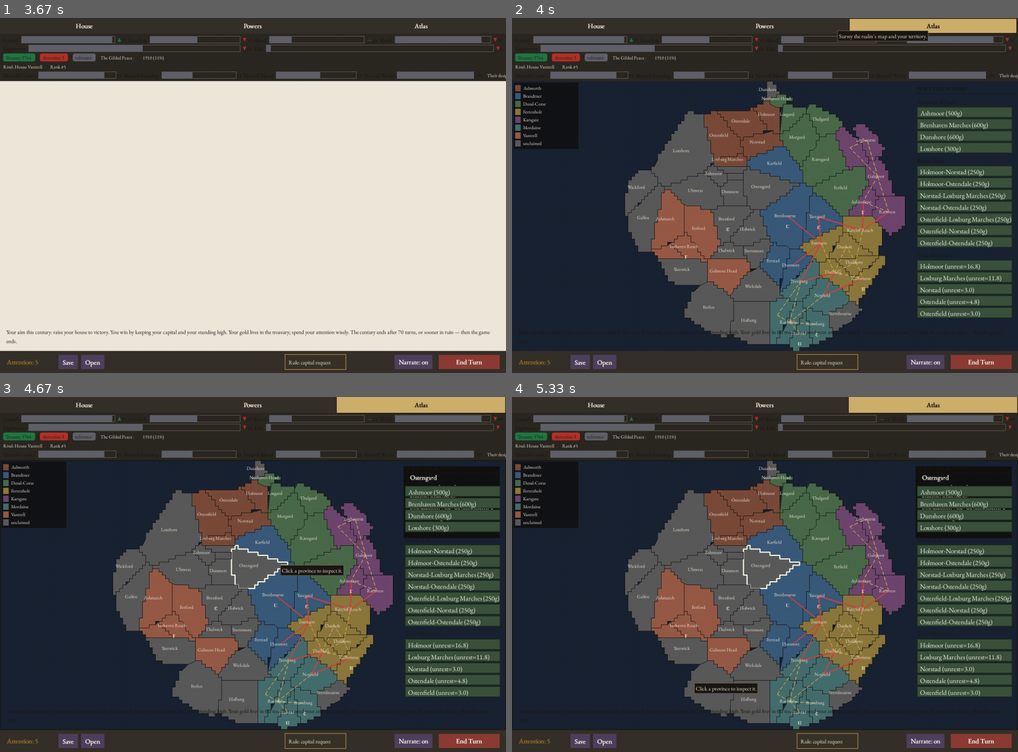
Above: before the commit, frames 1-4 (two rows, left to right).
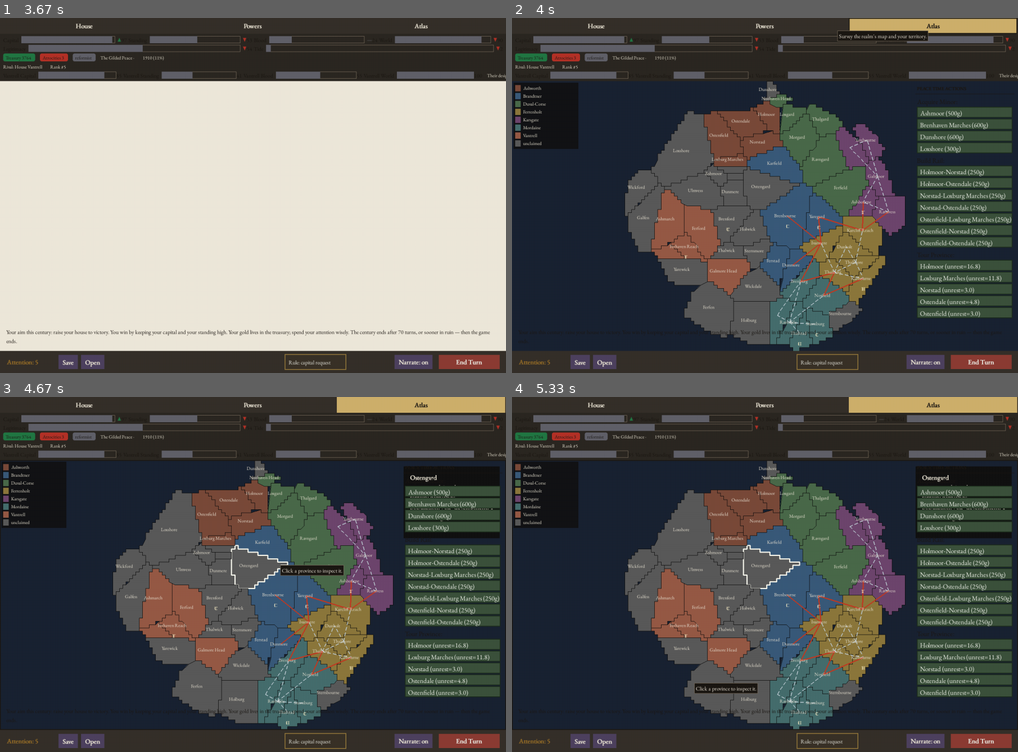
Above: after the commit, the same moments.

Repository: civersen222/Guilded-Age
Game: pygame game, started from gilded/__main__.py
Two runs of this game, one before a commit and one after it. Both use one fixed random seed, a clock stepped at 60 frames per second and the inputs below.
Inputs (mouse positions are in pixels of both pictures, inside the frame that each line leads up to):
- Up to frame 1 (3.67 s): click "Rule: diplomatic summit" at 0.38 s; click "End Turn" at 0.72 s; click "End Turn" at 1.05 s; click "End Turn" at 1.38 s; click "End Turn" at 1.72 s; click "End Turn" at 2.05 s; click "End Turn" at 2.38 s; hold F5 2.67-3.13 s; click "End Turn" at 3.22 s; click (409, 188) at 3.55 s
- Up to frame 2 (4 s): click "Atlas" at 3.88 s
- Up to frame 3 (4.67 s): click (106, 507) at 4.22 s; click (273, 560) at 4.55 s
- Up to frame 4 (5.33 s): click (618, 553) at 4.88 s; click (689, 677) at 5.22 s

Frame 1 is identical in both runs. In frame 2, 0.3% of the frame differs, in the area x 52-75%, y 34-89%; in frame 3, 0.3%; in frame 4, 0.3%.

Commit message:
c4 wave3: atlas accent law - player-only gold rails, per-front vermillion logging

Diff:
--- a/gilded/ui/atlas_view.py
+++ b/gilded/ui/atlas_view.py
@@ -15,6 +15,11 @@
 import pygame
 
 from gilded.world import MINOR_OWNER
+from gilded.ui import palette
+
+# Neutral slate for railway lines that are not the player's own — gold is
+# reserved for the player's own lines (accent law: gold = the player only).
+NEUTRAL_RAIL = palette.SLATE
 
 # Re-export palette names from widgets.py so existing imports continue to work.
 from gilded.ui.widgets import (
@@ -395,33 +400,44 @@
                                     3 if pid == selected_pid else 1)
 
         # rail links as gold dashes between province centres
-        player = getattr(game, "player", None)
+        # Accent law: gold marks are the player's only. A railway is a
+        # gold mark only when BOTH ends are the player's own provinces;
+        # every other line is drawn in a neutral slate.
+        player_house = next((h for h in game.houses
+                             if game.houses[h].is_player), None)
         for (a, b), link in game.atlas.links.items():
             if getattr(link, "rail", False):
                 ca = game.atlas.provinces[a].center
                 cb = game.atlas.provinces[b].center
-                _dashed_line(surface, RAIL_COLOR,
+                pa = game.atlas.provinces[a].owner
+                pb = game.atlas.provinces[b].owner
+                is_player = (player_house is not None
+                             and pa == player_house and pb == player_house)
+                if is_player:
+                    accent_log.append(("gold", True))
+                _dashed_line(surface, RAIL_COLOR if is_player else NEUTRAL_RAIL,
                              transform.apply(ca),
                              transform.apply(cb))
-                if accent_log is not None:
-                    is_player = (game.atlas.provinces[a].owner == player
-                                 or game.atlas.provinces[b].owner == player)
-                    accent_log.append(("gold", is_player))
-
-        # live war fronts as red lines along contested borders
+
+        # live war fronts as vermillion lines along contested borders.
+        # Accent law: a FRONT is one consequence mark (<= 5), not one per
+        # border segment — so the mark is logged once per front and the
+        # lines themselves are drawn in the palette's vermillion.
         for war in game.wars:
             for front in getattr(war, "fronts", []):
-                for (ap, dp) in getattr(front, "border", []):
-                    if ap in game.atlas.provinces and dp in game.atlas.provinces:
-                        ca = game.atlas.provinces[ap].center
-                        cd = game.atlas.provinces[dp].center
-                        pygame.draw.line(surface, FRONT_COLOR,
-                                         transform.apply(ca),
-                                         transform.apply(cd), 3)
-                        if accent_log is not None:
-                            # consequence mark: a live front is never the player's
-                            # own rail — gold belongs to the player only
-                            accent_log.append(("vermillion", False))
+                segments = [(ap, dp) for (ap, dp) in getattr(front, "border", [])
+                            if ap in game.atlas.provinces
+                            and dp in game.atlas.provinces]
+                if not segments:
+                    continue
+                if accent_log is not None:
+                    accent_log.append(("vermillion", False))
+                for (ap, dp) in segments:
+                    ca = game.atlas.provinces[ap].center
+                    cd = game.atlas.provinces[dp].center
+                    pygame.draw.line(surface, palette.VERMILLION,
+                                     transform.apply(ca),
+                                     transform.apply(cd), 3)
 
         # province labels
         labels = atlas_label_rects(game, transform, rect, selected_pid)
